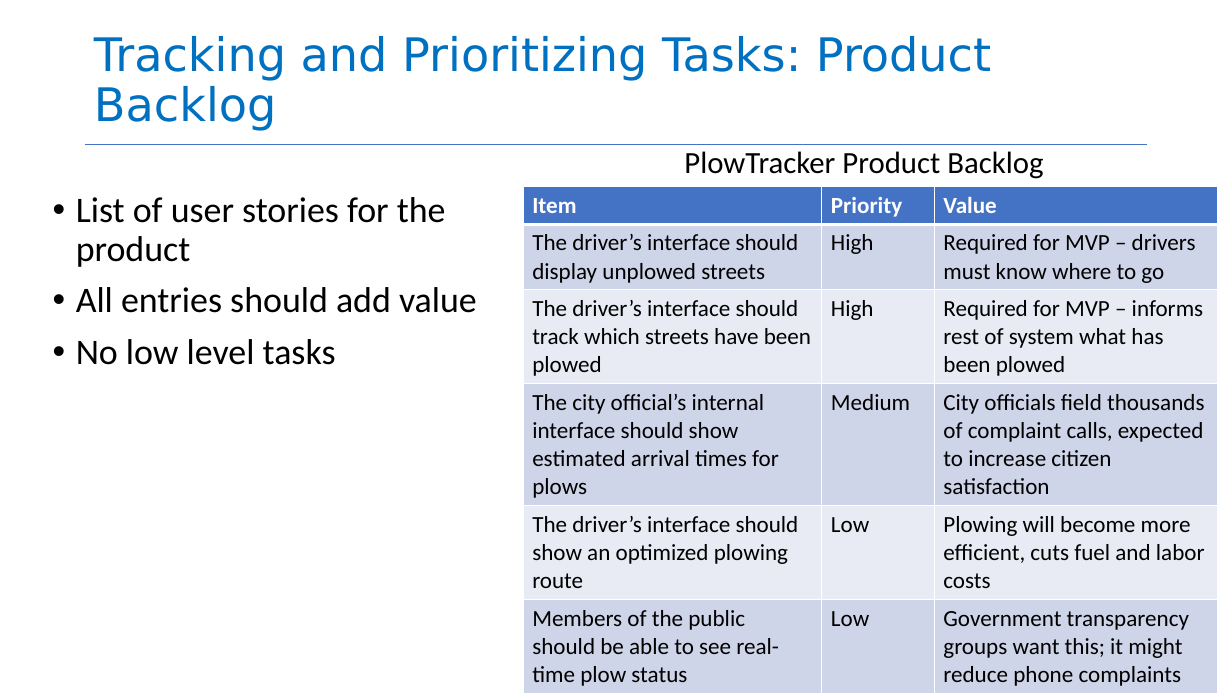
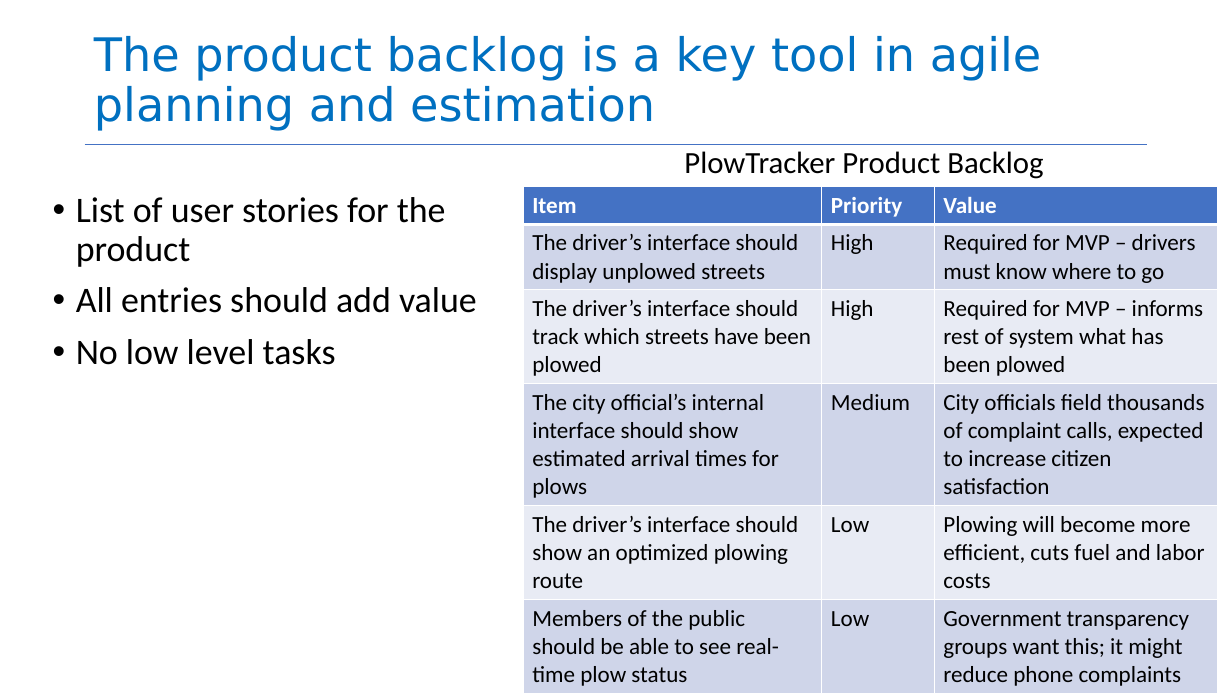
Before and after one commit to neu-se/CS4530-Fall-2024, a slide deck: slide 5 of Slides/Module 07.3 Agile Planning and Estimation.pptx. Drawn at 1232x693 pixels with LibreOffice and Linux fonts; fonts in the diff are those of the drawing. Boxes give left, top, right and bottom in pixels: in the first picture for what was removed or moved away, otherwise in the second. Text is boxed around its words. In the diff, an @@ line names an element or a change of style, - is before the commit and + after.

Commit message:
shuffled some slides, improved some titles

```diff
--- a/Slides/Module 07.3 Agile Planning and Estimation.pptx
+++ b/Slides/Module 07.3 Agile Planning and Estimation.pptx
@@ title at (94,36,1042,131): text changed @@
-Tracking and Prioritizing Tasks: Product Backlog
+The product backlog is a key tool in agile planning and estimation
```
Also in this commit, not shown: 4 other slides changed, 4 other files.
